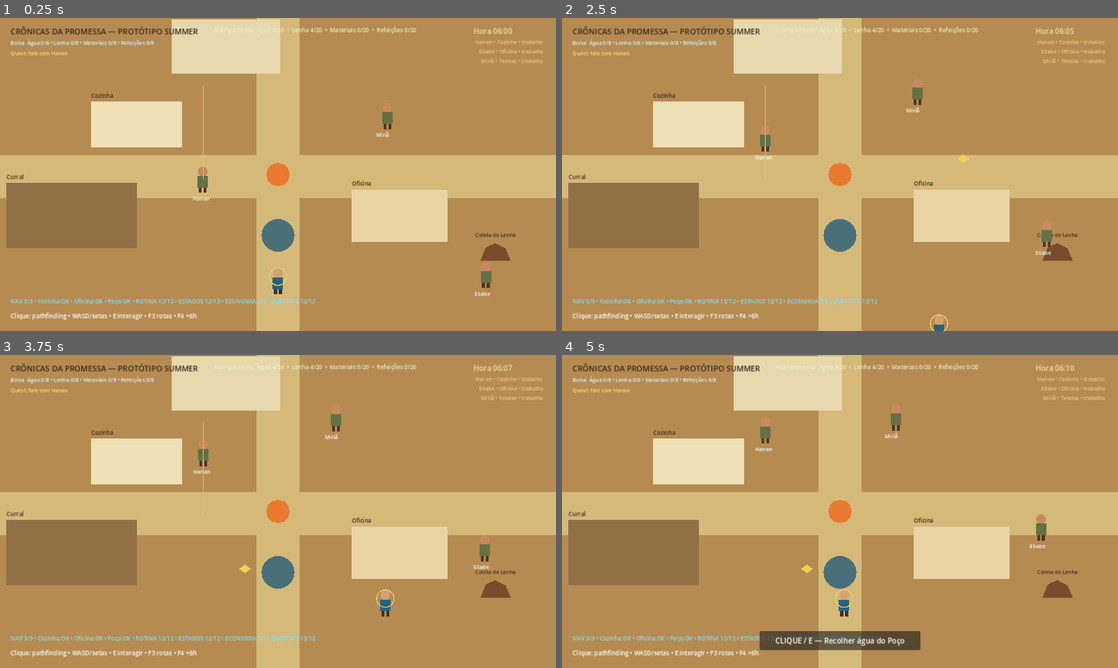
Above: before the commit, frames 1-4 (two rows, left to right).
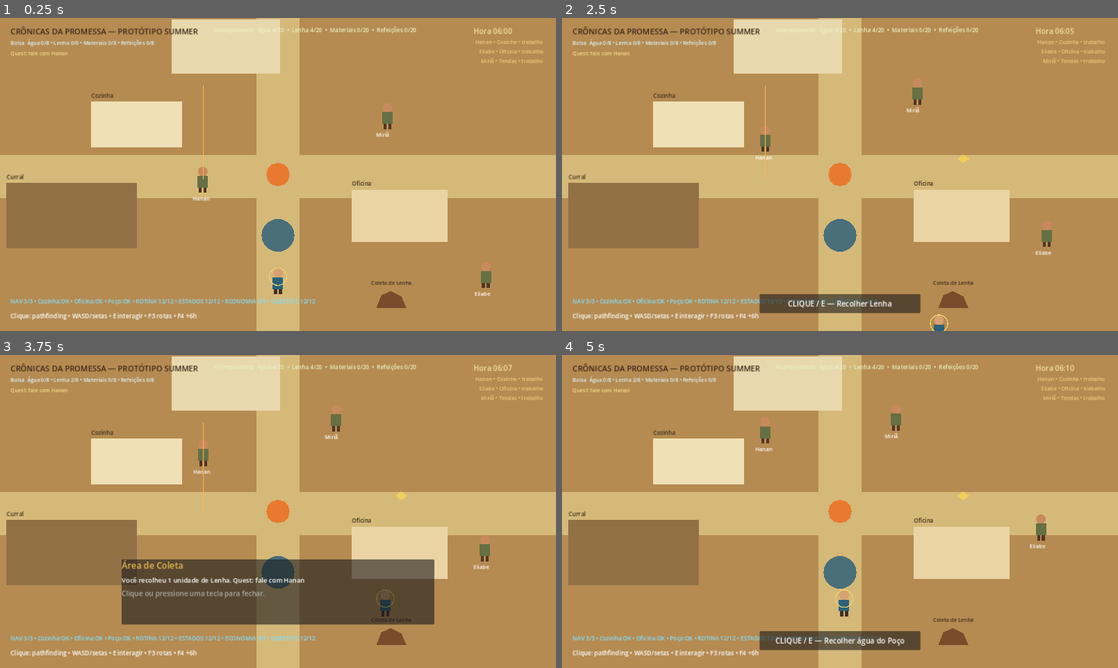
Above: after the commit, the same moments.

Repository: heitoribeiro/cronicas-da-promessa-web
Game: Godot game, scene res://scenes/main.tscn
Two runs of this game, one before a commit and one after it. Both use one fixed random seed, a clock stepped at 60 frames per second and the inputs below.
Inputs (mouse positions are in pixels of both pictures, inside the frame that each line leads up to):
- Up to frame 1 (0.25 s): no input
- Up to frame 2 (2.5 s): tap Enter at 0.5 s; move the mouse to (962, 158) at 0.52 s; hold D 0.53-1.28 s; tap E at 0.6, 1.35, 2.1 s; click (962, 158) at 0.67 s; move the mouse to (728, 190) at 1.27 s; hold S 1.28-2.03 s; move the mouse to (895, 105) at 2.02 s; hold D from 2.03 s (still down)
- Up to frame 3 (3.75 s): move the mouse to (250, 574) at 2.77 s; release D at 2.78 s; hold W 2.78-3.53 s; tap E at 2.85, 3.6 s; click (250, 574) at 2.92 s; move the mouse to (444, 558) at 3.52 s; hold A from 3.53 s (still down)
- Up to frame 4 (5 s): keep holding A; move the mouse to (673, 464) at 4.27 s; tap E at 4.35 s

The runs differ from the first frame. In frame 1, 0.5% of the frame differs, in the area x 66-93%, y 68-93%; in frame 2, 2.3%; in frame 3, 12%, in the area x 12-93%, y 7-93%; in frame 4, 0.6%.

Commit message:
fix: separate wood collection point from Eliabe patrol

Diff:
--- a/summer-prototype/scripts/main.gd
+++ b/summer-prototype/scripts/main.gd
@@ -37,7 +37,7 @@
 const RESOURCE_CAP := 20
 const PLAYER_RESOURCE_CAP := 8
 const WELL_POSITION := Vector2(640, 500)
-const WOOD_GATHER_POSITION := Vector2(1140, 540)
+const WOOD_GATHER_POSITION := Vector2(900, 650)
 const FIRST_QUEST_ID := "water_kitchen"
 const SECOND_QUEST_ID := "wood_workshop"
 
